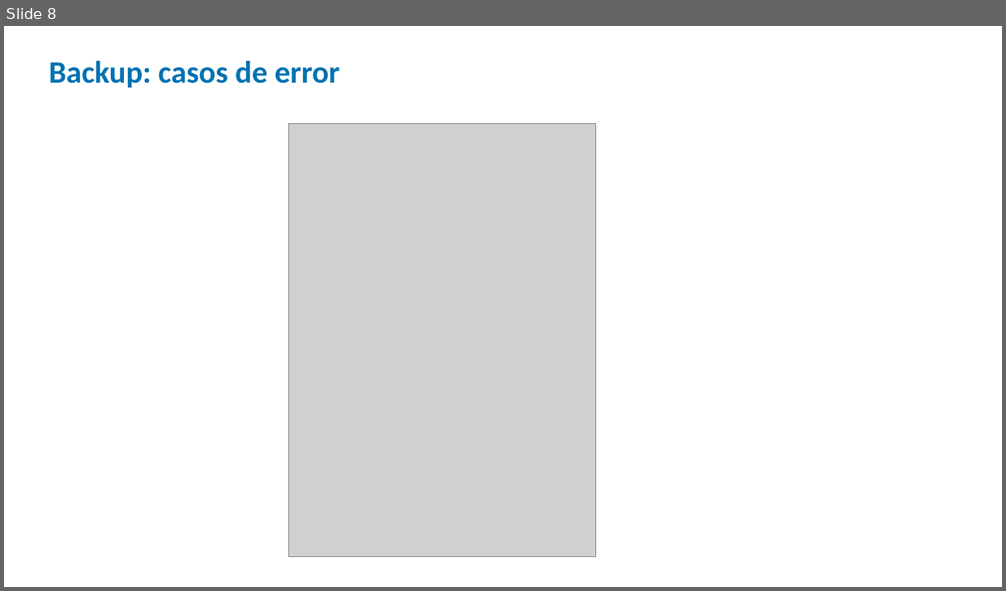
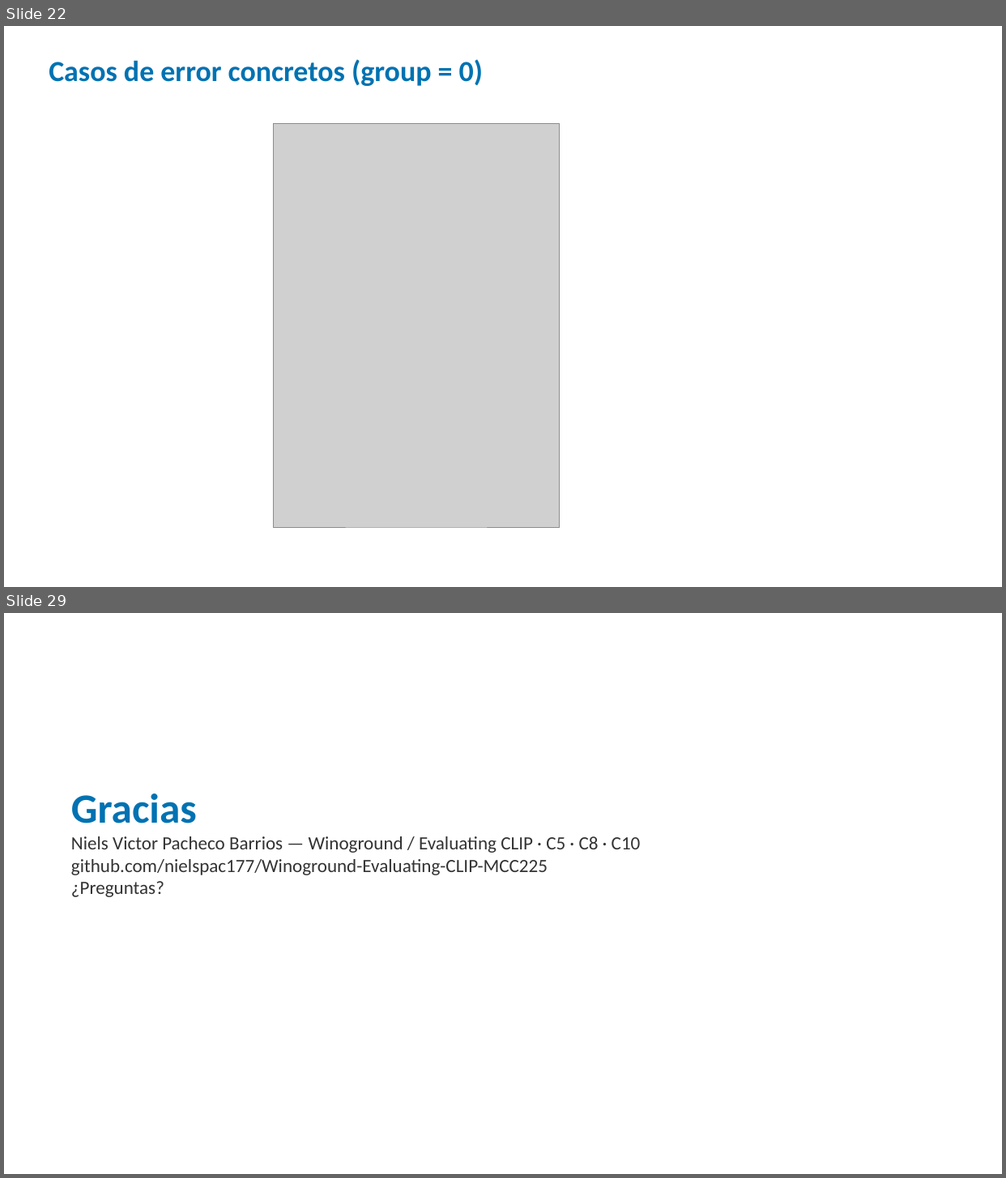
Before and after one commit to nielspac177/Winoground-Evaluating-CLIP-MCC225, a slide deck: slides/pptx/defensa_winoground.pptx. Shown one above the other, each under a label of ours: slide 8 before the commit, slides 22 and 29 after it; the slides between them are not shown. The pictures are 1006x591 and 1006x1178 pixels, drawn with LibreOffice and Linux fonts; fonts in the diff are those of the drawing; grey boxes stand for pictures. Boxes give left, top, right and bottom in pixels: in the first picture for what was removed or moved away, otherwise in the second. Text is boxed around its words. In the diff, an @@ line names an element or a change of style, - is before the commit and + after.

```diff
--- a/slides/pptx/defensa_winoground.pptx
+++ b/slides/pptx/defensa_winoground.pptx
@@ slide 29 added at bbox=[4, 613, 1002, 1174], background #FFFFFF @@
@@ text added at bbox=[71, 794, 641, 897], 18 pt, text #333333 @@
+Gracias
+Niels Victor Pacheco Barrios — Winoground / Evaluating CLIP · C5 · C8 · C10
+github.com/nielspac177/Winoground-Evaluating-CLIP-MCC225
+¿Preguntas?
@@ what was slide 8 is now slide 22 @@
@@ slide 22 changed as well @@
@@ text at bbox=[49, 59, 483, 86]: text changed; size 30 to 28 pt @@
-Backup: casos de error
+Casos de error concretos (group = 0)
@@ picture: place and size @@
-picture at bbox=[288, 123, 595, 557]
+picture at bbox=[274, 123, 560, 527]
```
Also in this commit, not shown: 1 other slide changed, 26 other slides added, 6 slides removed, 4 other files.
